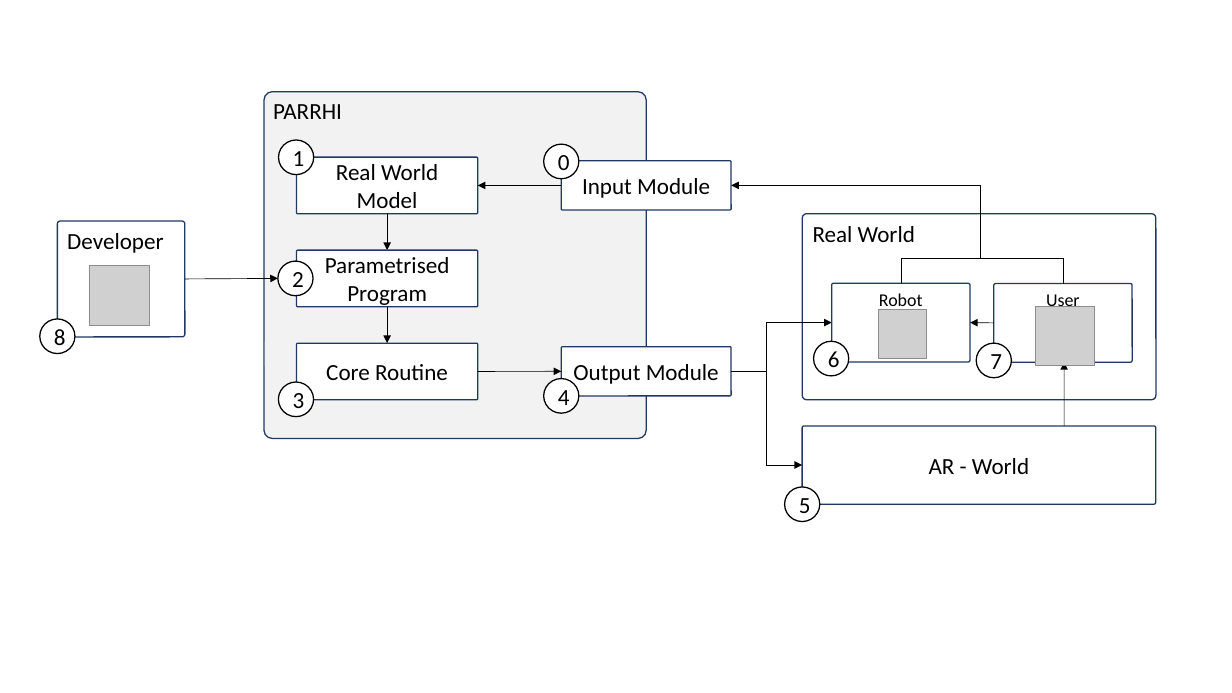
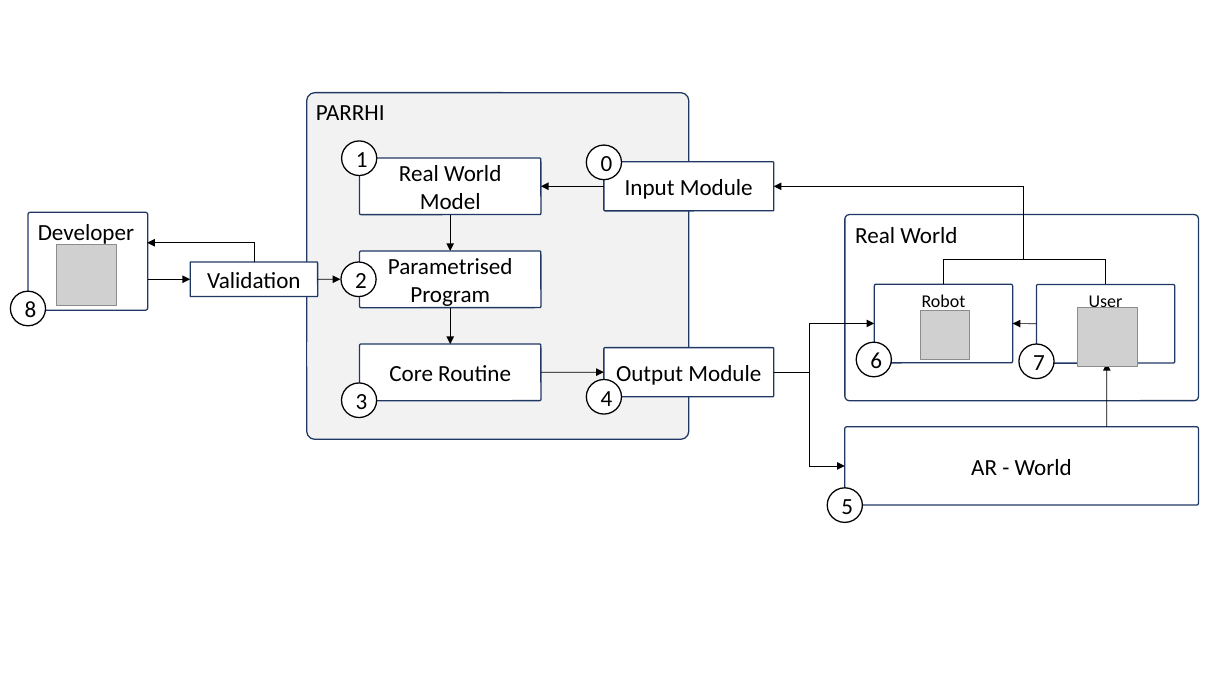
Before and after one commit to EricVoll/PARRHI, a slide deck: slide 4 of 02_Thesis/PARRHI_Thesis/Figures/FigureMaker.pptx. Drawn at 1232x693 pixels with LibreOffice and Linux fonts; fonts in the diff are those of the drawing; grey boxes stand for pictures. Boxes give left, top, right and bottom in pixels: in the first picture for what was removed or moved away, otherwise in the second. Text is boxed around its words. In the diff, an @@ line names an element or a change of style, - is before the commit and + after.

```diff
--- a/02_Thesis/PARRHI_Thesis/Figures/FigureMaker.pptx
+++ b/02_Thesis/PARRHI_Thesis/Figures/FigureMaker.pptx
@@ arrow moved from (561, 186) - (478, 186) to (604, 187) - (541, 187) @@
@@ rounded rectangle "Developer": place and size @@
-rounded rectangle "Developer" at (57,221,185,336)
+rounded rectangle "Developer" at (28,213,148,311)
@@ 3 rounded rectangles, 3 ellipses, 2 arrows: place and size @@
-3 rounded rectangles, 3 ellipses, 2 arrows at (278,140,478,416)
+3 rounded rectangles, 3 ellipses, 2 arrows at (341,141,541,417)
@@ picture: place and size @@
-picture at (89,265,149,325)
+picture at (56,245,116,305)
@@ elbow arrow added from (254, 262) to (147, 243), #000000 0.5 pt @@
@@ rounded rectangle added at (190,262,318,297), fill #FFFFFF, outline #203864 1 pt, 18 pt, text #000000 @@
+Validation
@@ 6 rounded rectangles, 3 ellipses, 3 elbow arrows, 3 lines, 2 pictures, 1 text, 1 rectangle, 1 arrow: place and size @@
-6 rounded rectangles, 3 ellipses, 3 elbow arrows, 3 lines, 2 pictures, 1 text, 1 rectangle, 1 arrow at (264,91,1156,505)
+6 rounded rectangles, 3 ellipses, 3 elbow arrows, 3 lines, 2 pictures, 1 text, 1 rectangle, 1 arrow at (307,92,1199,506)
@@ ellipse "8": place and size @@
-ellipse "8" at (40,319,75,353)
+ellipse "8" at (10,291,45,325)
@@ arrow moved from (185, 279) - (278, 278) to (149, 279) - (190, 279) @@
@@ arrow added from (318, 279) to (340, 279), #000000 0.5 pt @@
@@ arrow moved from (478, 372) - (561, 372) to (541, 372) - (604, 372) @@
@@ 2 ellipses, 1 rounded rectangle, 1 arrow: place and size @@
-2 ellipses, 1 rounded rectangle, 1 arrow at (785,284,1065,521)
+2 ellipses, 1 rounded rectangle, 1 arrow at (827,285,1107,522)
```
Also in this commit, not shown: 10 other files.
